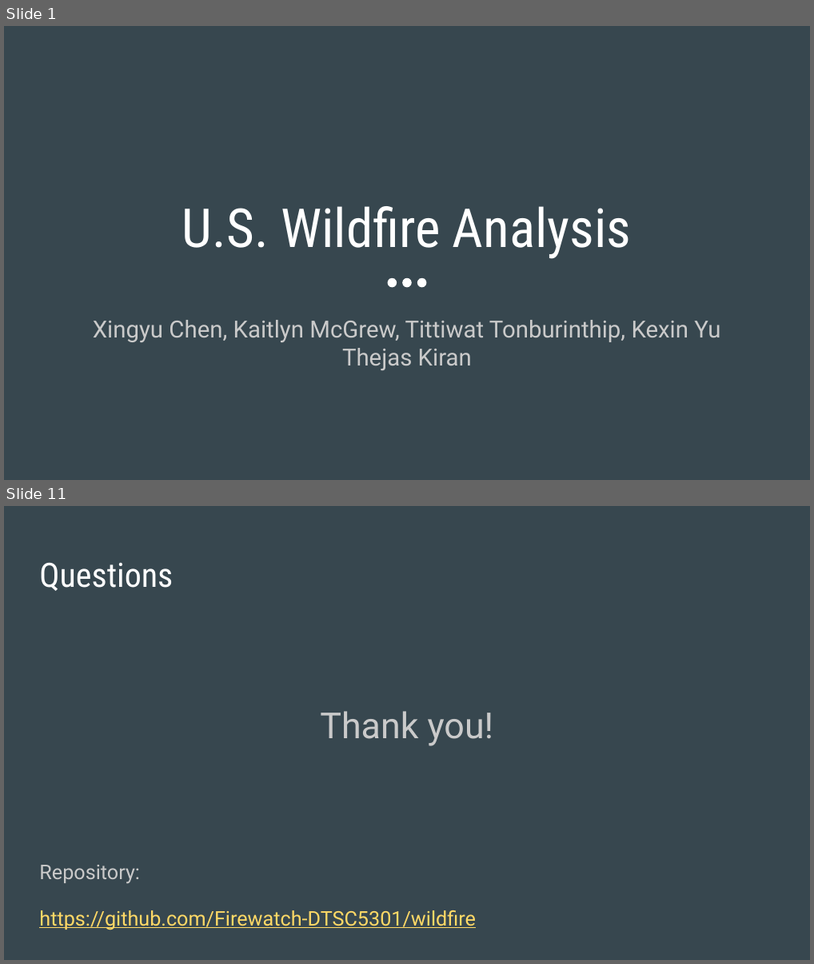
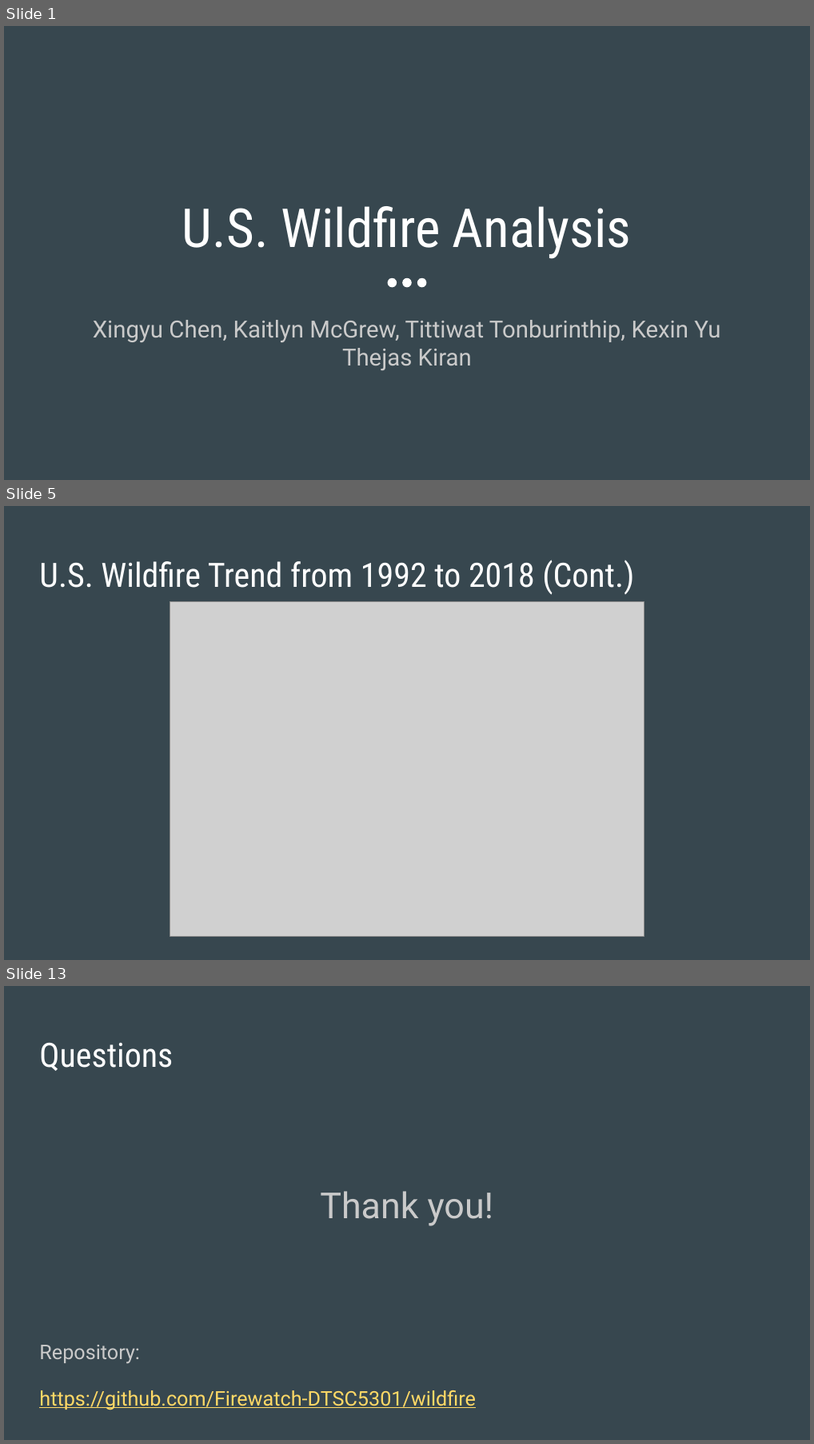
Before and after one commit to Firewatch-DTSC5301/wildfire, a slide deck: Firewatch_Presentation.pptx. Shown one above the other, each under a label of ours: slides 1 and 11 before the commit, slides 1, 5 and 13 after it; the slides between them are not shown. The pictures are 814x964 and 814x1444 pixels, drawn with LibreOffice and Linux fonts; fonts in the diff are those of the drawing; grey boxes stand for pictures. Boxes give left, top, right and bottom in pixels: in the first picture for what was removed or moved away, otherwise in the second. Text is boxed around its words. In the diff, an @@ line names an element or a change of style, - is before the commit and + after.

```diff
--- a/Firewatch_Presentation.pptx
+++ b/Firewatch_Presentation.pptx
@@ slide 5 added at (4, 506, 810, 960), background #37474F @@
@@ title added at (39, 560, 634, 595), 30 pt, text #FFFFFF @@
+U.S. Wildfire Trend from 1992 to 2018 (Cont.)
@@ picture added at (170, 602, 644, 936) @@
@@ what was slide 11 is now slide 13 @@
```
Also in this commit, not shown: 7 slides changed, 3 other slides added, 2 slides removed.
